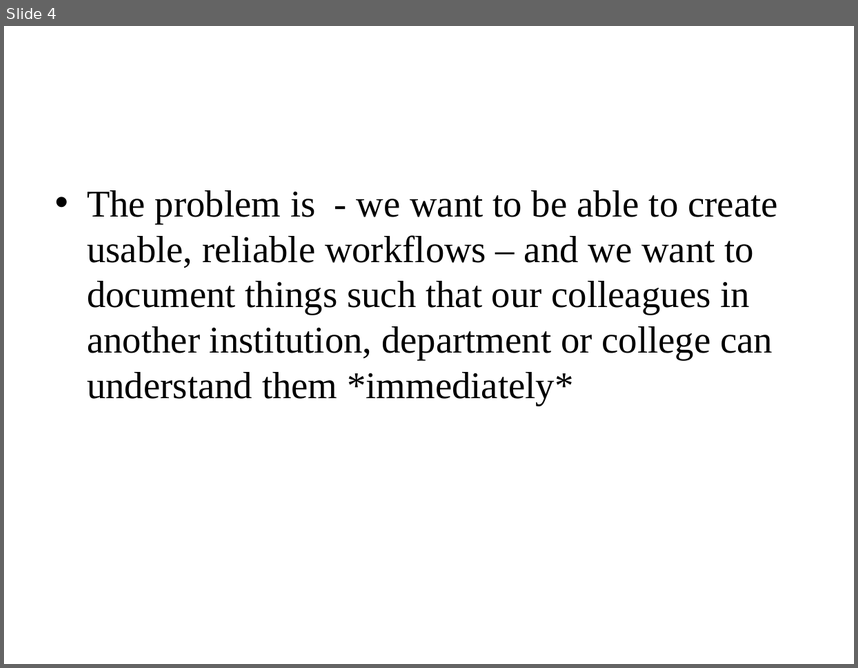
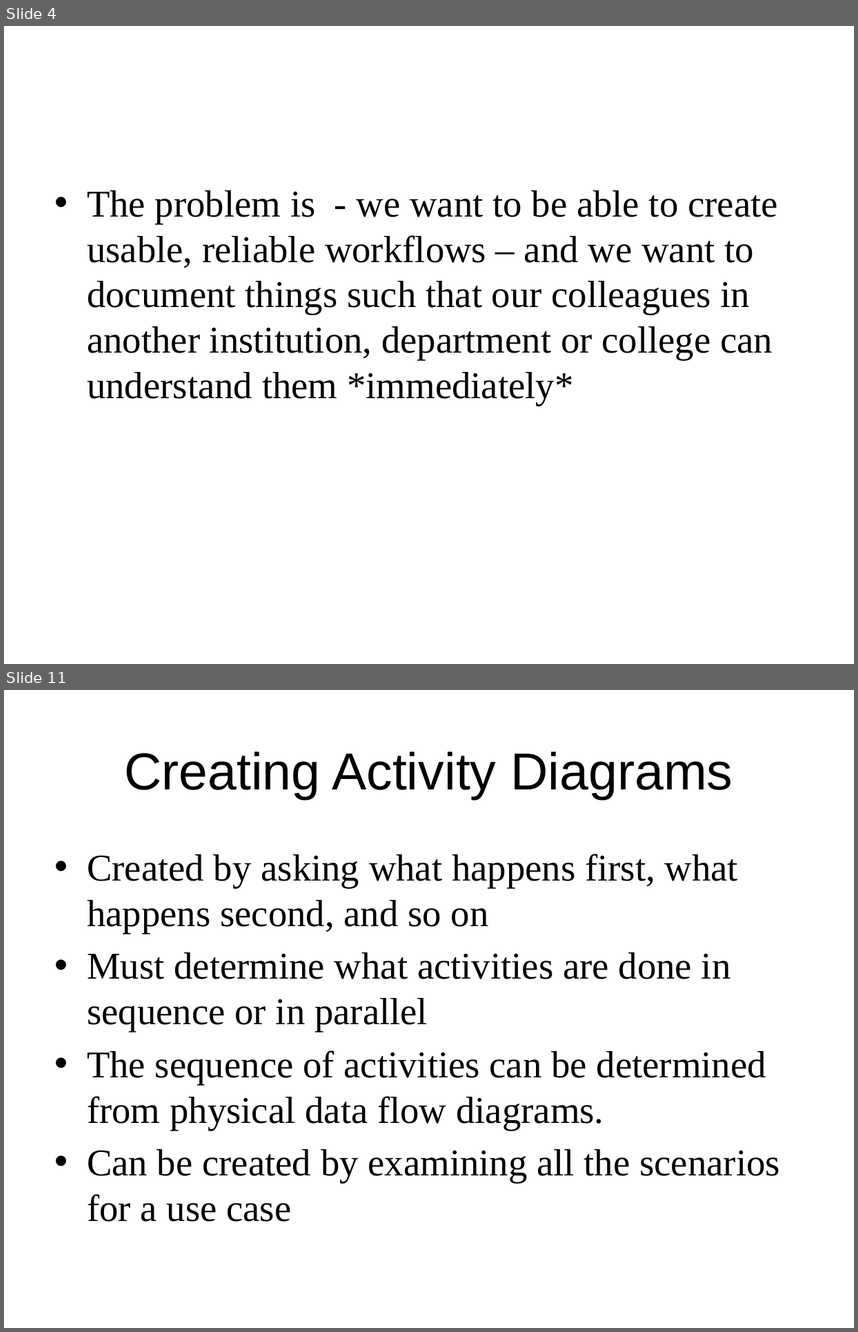
Before and after one commit to DataCurationWorkshop/HongKongCurationWorkshop, a slide deck: Day_3/Lab/Day_3_SystemsAnalysisForDataCuration.pptx. Shown one above the other, each under a label of ours: slide 4 before the commit, slides 4 and 11 after it; the slides between them are not shown. The pictures are 858x668 and 858x1332 pixels, drawn with LibreOffice and Linux fonts; fonts in the diff are those of the drawing; background and template pictures are left out. Boxes give left, top, right and bottom in pixels: in the first picture for what was removed or moved away, otherwise in the second. Text is boxed around its words. In the diff, an @@ line names an element or a change of style, - is before the commit and + after.

```diff
--- a/Day_3/Lab/Day_3_SystemsAnalysisForDataCuration.pptx
+++ b/Day_3/Lab/Day_3_SystemsAnalysisForDataCuration.pptx
@@ slide 11 added at (4, 690, 854, 1328), background #FFFFFF @@
@@ title added at (124, 751, 733, 799), 44 pt, text #000000 @@
+Creating Activity Diagrams
@@ text added at (87, 854, 780, 1221), 32 pt, text #000000 @@
+• Created by asking what happens first, what happens second, and so on
+• Must determine what activities are done in sequence or in parallel
+• The sequence of activities can be determined from physical data flow diagrams.
+• Can be created by examining all the scenarios for a use case
```
Also in this commit, not shown: 9 other slides added, 11 other files.
